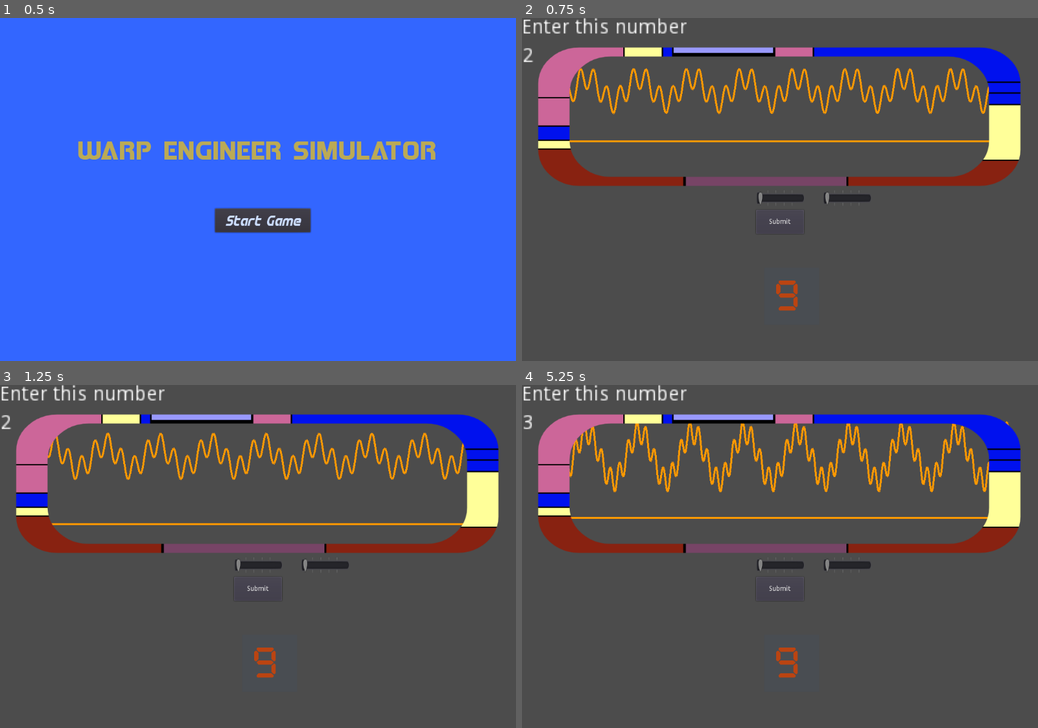
Above: before the commit, frames 1-4 (two rows, left to right).
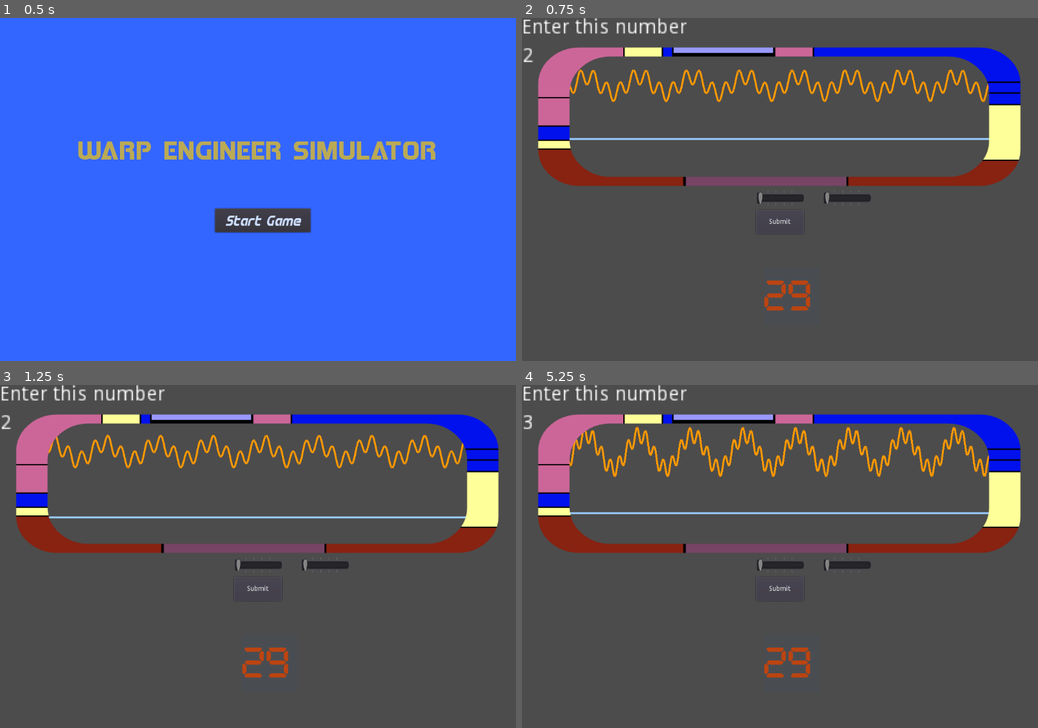
Above: after the commit, the same moments.

Repository: squiggle-at-squiggle/LDJam49
Game: Godot game, scene res://Scenes/Main.tscn
The game is run twice, just before and just after one commit, with the same random seed, the same clock (stepped at 60 frames per second) and the same inputs.
Inputs:
- Up to frame 1 (0.5 s): no input
- Up to frame 2 (0.75 s): click "Start Game" at 0.5 s
- Up to frame 3 (1.25 s): no input
- Up to frame 4 (5.25 s): click "Submit" at 1.25 s; click "Submit" at 2 s; click "Submit" at 2.75 s; tap Enter at 3.5 s; tap Space at 4.25 s; click "Start Game" at 5 s

Frame 1 is identical in both runs. In frame 2, 3.9% of the frame differs, in the area x 9-91%, y 14-86%; in frame 3, 4.0%; in frame 4, 4.4%, in the area x 9-95%, y 10-86%.

Commit message:
graph colors

Diff:
--- a/Code/EngineGraph.gd
+++ b/Code/EngineGraph.gd
@@ -1,10 +1,12 @@
 extends Node2D
 
+export var line_color: String
 var a = 2
 var b = 0
 var c = 4
 var d = 1
 var t = 0
+
 
 
 func _ready():
@@ -29,8 +31,8 @@
 	# In pixels on screen
 	var pixel_xmin = 0.0
 	var pixel_xmax = 950.0
-	var pixel_ymin = 100.0 # in Godot 2D, Y axis points down, but we want up
-	var pixel_ymax = 0.0
+	var pixel_ymin = 75.0 # in Godot 2D, Y axis points down, but we want up
+	var pixel_ymax = 5.0
 	# Graph area
 	var xmin = -4.0
 	var xmax = 50.0
@@ -62,7 +64,7 @@
 			draw_line(
 				Vector2(pixel_x - 1, prev_pixel_y),
 				Vector2(pixel_x, pixel_y),
-				Color('ff9900'),
+				Color(line_color),
 				4)
 
 		# Remember last value so we can draw a line in the next iteration
--- a/Code/Main.gd
+++ b/Code/Main.gd
@@ -23,7 +23,7 @@
 	instance.generate_puzzle($ControlPanel/Control/SliderOne/HSlider.min_value,$ControlPanel/Control/SliderOne/HSlider.max_value)
 	add_child(instance)
 	solution1 = instance.solution
-	$Countdown.set_timer(10)
+	$Countdown.set_timer(30)
 
 
 func LoseGame():
--- a/Scenes/ControlPanel.tscn
+++ b/Scenes/ControlPanel.tscn
@@ -48,6 +48,7 @@
 
 [node name="PlayerScreen" parent="Control" instance=ExtResource( 4 )]
 position = Vector2( 75, 225 )
+line_color = "99CCFF"
 
 [node name="SliderOne2" parent="Control" instance=ExtResource( 2 )]
 margin_left = 630.5
--- a/Scenes/Puzzle.tscn
+++ b/Scenes/Puzzle.tscn
@@ -28,3 +28,4 @@
 
 [node name="EngineGraph" parent="." instance=ExtResource( 2 )]
 position = Vector2( 75, 100 )
+line_color = "ff9900"
